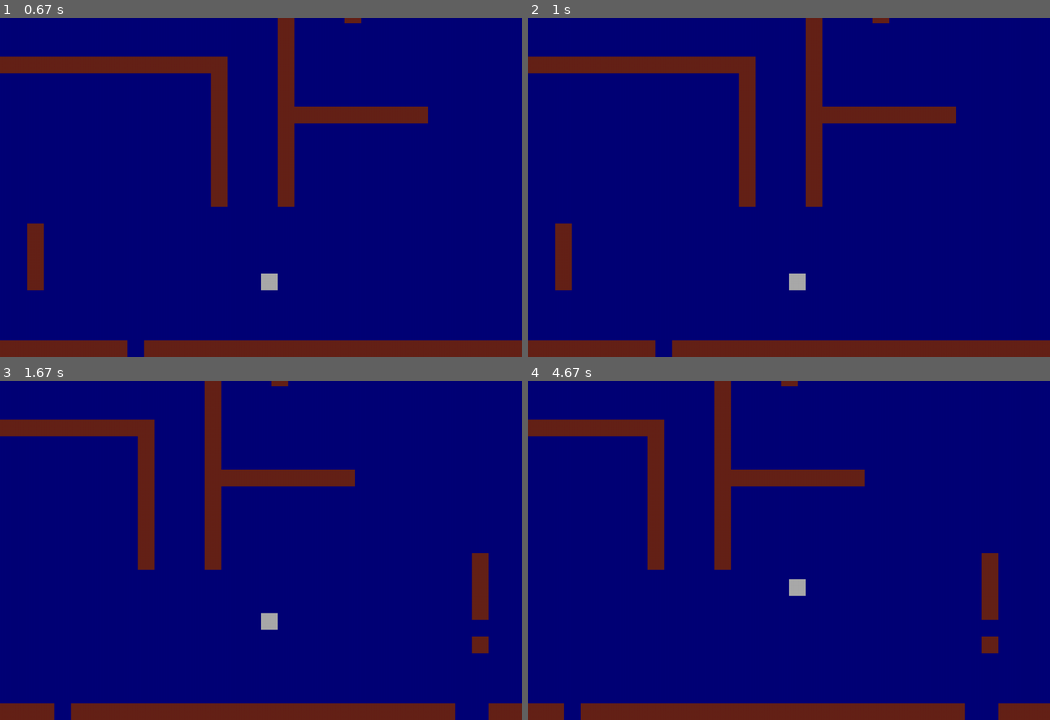
Above: before the commit, frames 1-4 (two rows, left to right).
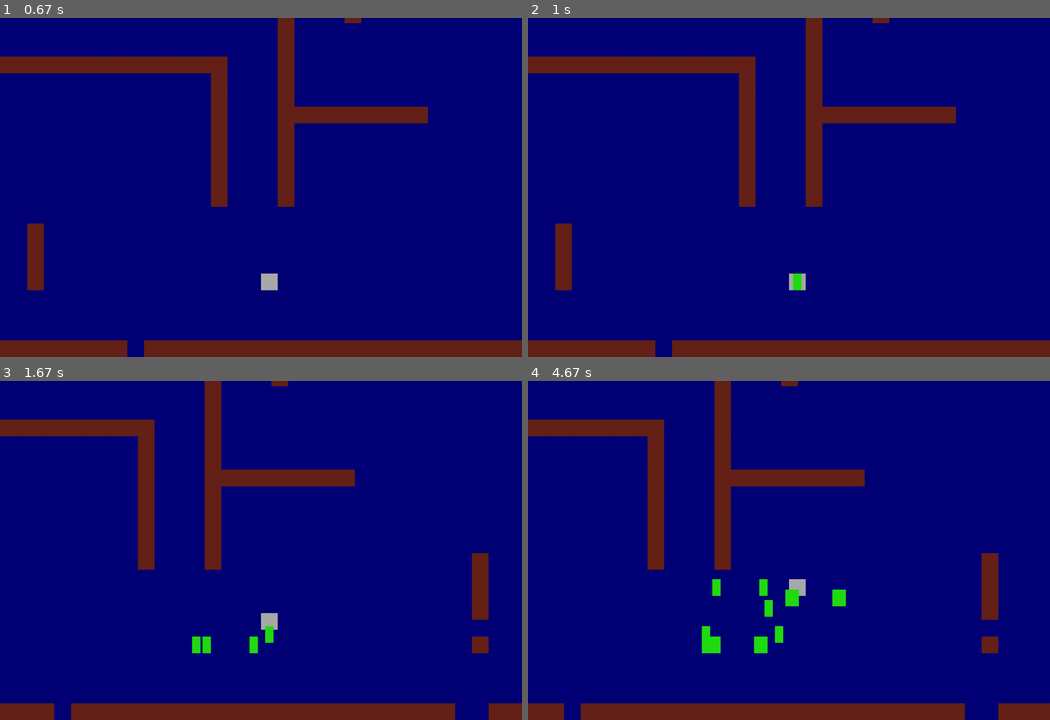
Above: after the commit, the same moments.

Repository: Danya0x07/Ghost-Hunter
Game: pygame game, started from main.py
Two runs of this game, one before a commit and one after it. Both use one fixed random seed, a clock stepped at 60 frames per second and the inputs below.
Inputs (mouse positions are in pixels of both pictures, inside the frame that each line leads up to):
- Up to frame 1 (0.67 s): click (261, 146) at 0.38 s
- Up to frame 2 (1 s): tap Space at 0.67 s
- Up to frame 3 (1.67 s): hold D 1-1.47 s; tap Space at 1.07, 1.37, 1.57 s; hold W from 1.5 s (still down)
- Up to frame 4 (4.67 s): release W at 1.8 s; hold D 1.83-2.3 s; tap Space at 1.9, 2.2, 2.4, 2.7, 2.97, 3.3, 3.6, 3.73, 4.13, 4.43 s; hold A 2.33-2.87 s; hold S 2.9-3.2 s; hold A 3.23-3.63 s; hold W 3.67-4.03 s; hold D from 4.07 s (still down)

Frame 1 is identical in both runs. In frame 2, less than 0.1% of the frame differs, in the area x 50-53%, y 75-81%; in frame 3, 0.3%; in frame 4, 1.0%, in the area x 33-61%, y 58-81%.

Commit message:
Базовая кладка бомб у охотника

Diff:
--- a/config.py
+++ b/config.py
@@ -34,6 +34,12 @@
 PLASMA_SPEED = 10
 PLASMA_COLOR = Color('#CCCC11')
 
+BOMB_WIDTH = 16
+BOMB_HEIGHT = 32
+BOMB_SIZE = (BOMB_WIDTH, BOMB_HEIGHT)
+BOMB_COLOR = Color('#22DD11')
+BOMB_TIMEOUT = 120
+
 BTN_WIDTH = 200
 BTN_HEIGHT = 80
 BTN_SIZE = (BTN_WIDTH, BTN_HEIGHT)
--- a/game_objects.py
+++ b/game_objects.py
@@ -65,6 +65,10 @@
                 elif x_vel < 0: self.rect.left = wall.rect.right
                 if y_vel > 0:   self.rect.bottom = wall.rect.top
                 elif y_vel < 0: self.rect.top = wall.rect.bottom
+
+    def lay_bomb(self, bombs):
+        bomb = Bomb(self.rect.center)
+        bombs.add(bomb)
 
 
 class Enemy(Sprite):
@@ -161,6 +165,21 @@
                 plasmas.remove(self)
 
 
+class Bomb(Sprite):
+
+    def __init__(self, center):
+        super().__init__()
+        self.image = Surface(BOMB_SIZE)
+        self.image.fill(BOMB_COLOR)
+        self.rect = self.image.get_rect(center=center)
+
+    def update(self, enemies, bombs):
+        for enemy in enemies:
+            if collide_rect(self, enemy):
+                enemies.remove(enemy)
+                bombs.remove(self)
+
+
 class Camera:
 
     def __init__(self, level_width, level_height):
--- a/scenes.py
+++ b/scenes.py
@@ -75,6 +75,7 @@
         self.entities = Group()
         self.enemies = Group()
         self.plasmas = Group()
+        self.bombs = Group()
         self.walls = []
         self.create_map(maps.hotel_map)
         self.camera = Camera(*get_total_level_size(maps.hotel_map))
@@ -107,7 +108,10 @@
                 if e.key == K_ESCAPE:
                     self.running = False
                     return
-                self.hunter.set_direction(e.key, True)
+                elif e.key == K_SPACE:
+                    self.hunter.lay_bomb(self.bombs)
+                else:
+                    self.hunter.set_direction(e.key, True)
             elif e.type == KEYUP:
                 self.hunter.set_direction(e.key, False)
 
@@ -115,6 +119,7 @@
         self.hunter.update(self.walls)
         self.enemies.update(self.walls, self.plasmas)
         self.plasmas.update(self.walls, self.plasmas)
+        self.bombs.update(self.enemies, self.bombs)
         self.camera.update(self.hunter)
 
     def draw_objects(self):
@@ -125,6 +130,8 @@
             self.screen.blit(e.image, self.camera.apply(e))
         for p in self.plasmas:
             self.screen.blit(p.image, self.camera.apply(p))
+        for b in self.bombs:
+            self.screen.blit(b.image, self.camera.apply(b))
 
     def mainloop(self):
         self.running = True
